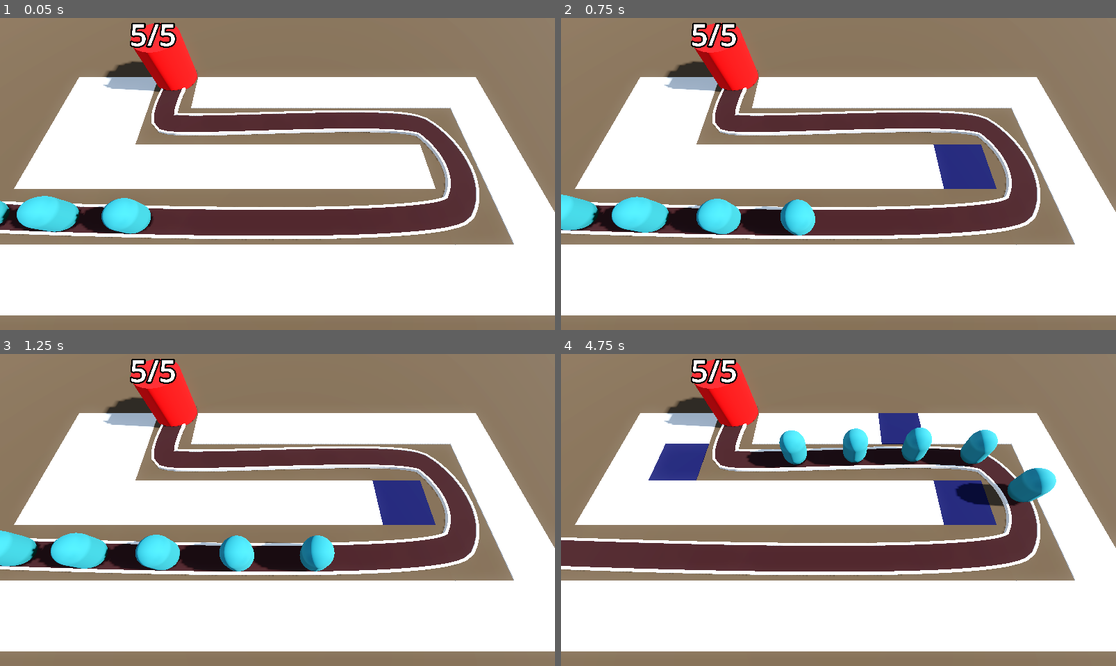
Above: before the commit, frames 1-4 (two rows, left to right).
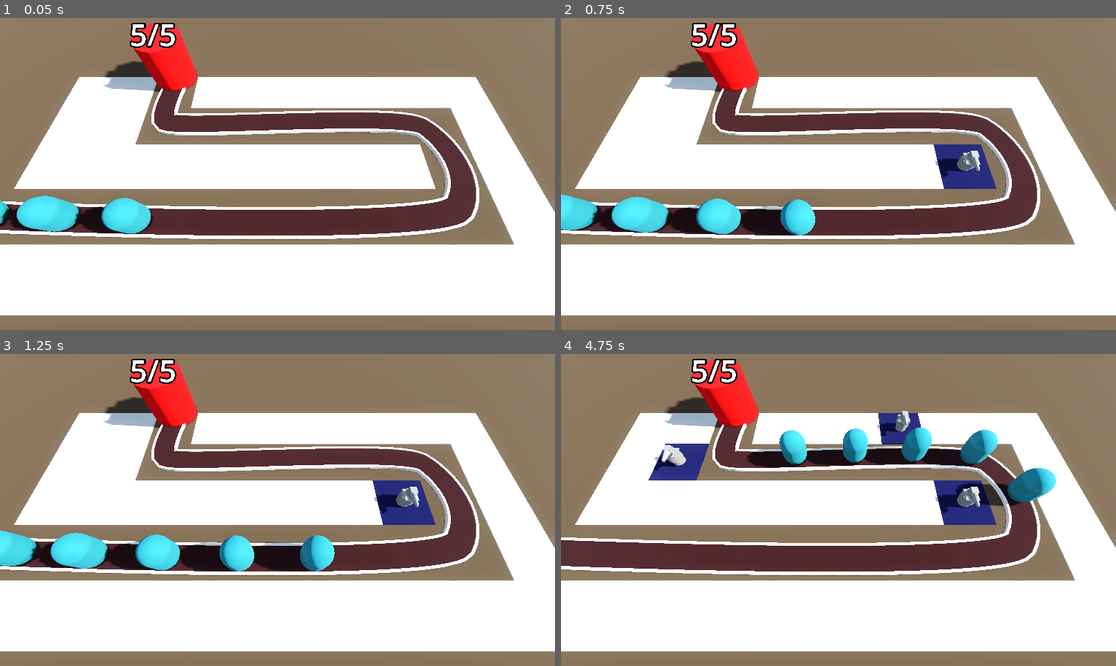
Above: after the commit, the same moments.

Repository: mje819/Barbarian-Blaster
Game: Godot game, scene res://base_level.tscn
The game is run twice, just before and just after one commit, with the same random seed, the same clock (stepped at 60 frames per second) and the same inputs.
Inputs (mouse positions are in pixels of both pictures, inside the frame that each line leads up to):
- Up to frame 1 (0.05 s): no input
- Up to frame 2 (0.75 s): move the mouse to (960, 158) at 0.52 s; click (960, 158) at 0.6 s
- Up to frame 3 (1.25 s): no input
- Up to frame 4 (4.75 s): move the mouse to (727, 525) at 1.27 s; click (727, 525) at 1.35 s; move the mouse to (894, 441) at 2.02 s; click (894, 441) at 2.1 s; move the mouse to (810, 572) at 2.77 s; click (810, 572) at 2.85 s; move the mouse to (1005, 556) at 3.52 s; click (1005, 556) at 3.6 s; move the mouse to (672, 463) at 4.27 s; click (672, 463) at 4.35 s

Frame 1 is identical in both runs. In frame 2, 0.4% of the frame differs, in the area x 67-76%, y 42-52%; in frame 3, 0.4%; in frame 4, 0.9%, in the area x 16-76%, y 18-52%.

Commit message:
add turrets and build_turret

Diff:
--- a/base_level.tscn
+++ b/base_level.tscn
@@ -1,9 +1,11 @@
-[gd_scene load_steps=13 format=3 uid="uid://dtcnxxofouqf8"]
+[gd_scene load_steps=15 format=3 uid="uid://dtcnxxofouqf8"]
 
 [ext_resource type="PackedScene" uid="uid://br3qcltvc1sgb" path="res://ray_picker_camera.tscn" id="1_3o4py"]
 [ext_resource type="MeshLibrary" uid="uid://c0c3djgifhbb0" path="res://MeshLibraries/space_library.tres" id="1_bo3yr"]
 [ext_resource type="PackedScene" uid="uid://csjdq42434llx" path="res://Enemy/enemy.tscn" id="2_5vx1e"]
 [ext_resource type="PackedScene" uid="uid://b6a3tfb71rtov" path="res://Base/base.tscn" id="3_eesb3"]
+[ext_resource type="Script" uid="uid://bon5dpar4wygo" path="res://turret_manager.gd" id="5_ftfrf"]
+[ext_resource type="PackedScene" uid="uid://d01unib15e15u" path="res://Turret/turret.tscn" id="6_u2wky"]
 
 [sub_resource type="ProceduralSkyMaterial" id="ProceduralSkyMaterial_4sal3"]
 sky_horizon_color = Color(0.66224277, 0.6717428, 0.6867428, 1)
@@ -49,9 +51,10 @@
 size = Vector3(100, 2, 100)
 material = SubResource("StandardMaterial3D_5vx1e")
 
-[node name="RayPickerCamera" parent="." node_paths=PackedStringArray("gridmap") instance=ExtResource("1_3o4py")]
+[node name="RayPickerCamera" parent="." node_paths=PackedStringArray("gridmap", "turret_manager") instance=ExtResource("1_3o4py")]
 transform = Transform3D(1, 0, 0, 0, 0.42261824, 0.9063078, 0, -0.9063078, 0.42261824, 0, 14.5, 9.5)
 gridmap = NodePath("../GridMap")
+turret_manager = NodePath("../TurretManager")
 
 [node name="GridMap" type="GridMap" parent="."]
 mesh_library = ExtResource("1_bo3yr")
@@ -114,7 +117,7 @@
 transform = Transform3D(-0.050018523, 4.631245e-07, -0.9987239, 1.421047e-14, 0.99999374, 4.6369655e-07, 0.9987211, 2.3194453e-08, -0.050018664, -30.019, 0, 5.728)
 
 [node name="Enemy2" parent="Path3D" instance=ExtResource("2_5vx1e")]
-transform = Transform3D(-0.041937523, 3.9631138e-07, -0.9990953, -3.4809098e-09, 0.99999374, 3.9679912e-07, 0.9990925, 2.0119463e-08, -0.041937638, -25.024351, -2.113826e-06, 5.953372)
+transform = Transform3D(-0.041937474, 3.9631138e-07, -0.9990942, -3.480906e-09, 0.99999374, 3.9679867e-07, 0.9990914, 2.0119463e-08, -0.04193759, -25.024351, -2.113826e-06, 5.953372)
 progress = 5.0
 
 [node name="Enemy3" parent="Path3D" instance=ExtResource("2_5vx1e")]
@@ -122,7 +125,7 @@
 progress = 10.0
 
 [node name="Enemy4" parent="Path3D" instance=ExtResource("2_5vx1e")]
-transform = Transform3D(-0.03024848, 2.9966742e-07, -0.9995175, -7.556443e-09, 0.99999374, 3.0002775e-07, 0.9995147, 1.6628947e-08, -0.030248564, -15.030746, -5.6137756e-06, 6.3162103)
+transform = Transform3D(-0.030248445, 2.9966742e-07, -0.99951637, -7.556434e-09, 0.99999374, 3.000274e-07, 0.99951357, 1.6628947e-08, -0.03024853, -15.030746, -5.6137756e-06, 6.3162103)
 progress = 15.0
 
 [node name="Enemy5" parent="Path3D" instance=ExtResource("2_5vx1e")]
@@ -133,3 +136,5 @@
 transform = Transform3D(1, 0, 0, 0, 1, 0, 0, 0, 1, -10.127884, 0, -7.9744897)
 
 [node name="TurretManager" type="Node3D" parent="."]
+script = ExtResource("5_ftfrf")
+turret = ExtResource("6_u2wky")
--- a/ray_picker_camera.gd
+++ b/ray_picker_camera.gd
@@ -1,6 +1,7 @@
 extends Camera3D
 
 @export var gridmap : GridMap
+@export var turret_manager : TurretManager
 
 @onready var ray_cast_3d: RayCast3D = $RayCast3D
 
@@ -22,5 +23,7 @@
 				Input.set_default_cursor_shape(Input.CURSOR_POINTING_HAND)
 				if Input.is_action_just_pressed("click"):
 					gridmap.set_cell_item(cell, 1)
+					var tile_position = gridmap.map_to_local(cell)
+					turret_manager.build_turret(tile_position)
 	else:
 		Input.set_default_cursor_shape(Input.CURSOR_ARROW)
--- /dev/null
+++ b/turret_manager.gd
@@ -0,0 +1,9 @@
+extends Node3D
+class_name TurretManager
+
+@export var turret : PackedScene
+
+func build_turret(pos : Vector3) -> void:
+	var turret_instance = turret.instantiate()
+	add_child(turret_instance)
+	turret_instance.global_position = pos
Not shown, added: turret_manager.gd.uid
